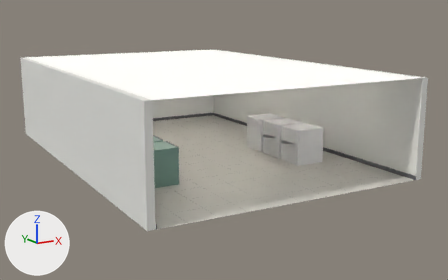
A saved change to the Blender file Blender/Laundromat/laundromat.blend.
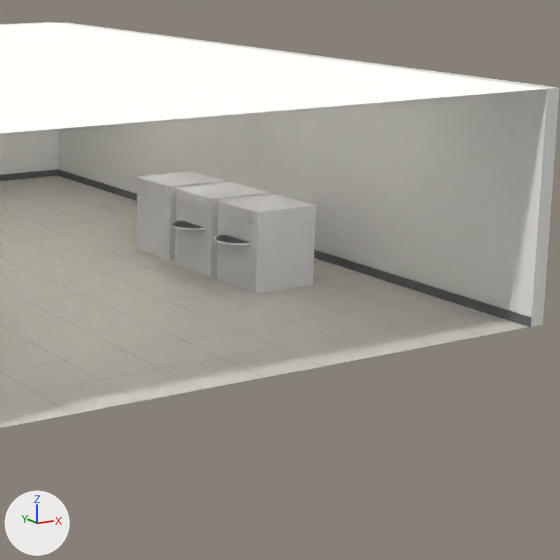
There are two pictures of each version: one whole from a 50 mm lens placed at (-9.12, -18.09, 4.92), pointed at (0.8, -0.6, 0.48), one close up on the part from 42% to 96% of the width and 14% to 100% of the height. Lighting does not change. The marker at lower left points along +X, +Y and +Z. The last two pictures show the newer version.

In view in the first close-up: 'Baseboard', 'Ceiling', 'Dryer_R1_Body', 'Dryer_R1_Door', 'Dryer_R1_Panel', 'Dryer_R1_Rim', 'Dryer_R2_Body', 'Dryer_R2_Door', 'Dryer_R2_Panel', 'Dryer_R2_Rim', 'Dryer_R3_Body', 'Dryer_R3_Panel', 'Floor_Grout', 'Floor_Tile', 'Wall_Back', 'Wall_Right'.
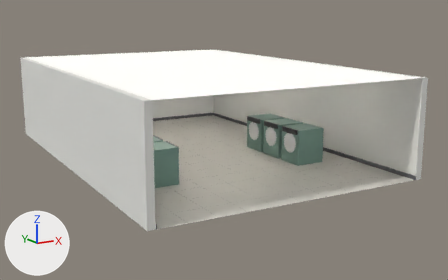
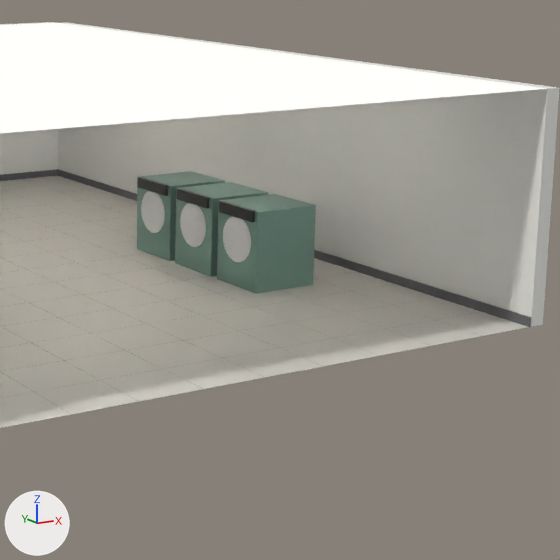
Diff of the bpy script that builds the scene:
```diff
--- a/Blender/Laundromat/laundromat.blend.py
+++ b/Blender/Laundromat/laundromat.blend.py
@@ mat_dryer_panel_dark_material @@
+mat_dryer_panel_dark_material = principled_material('Dryer_Panel_Dark_Material')
+mat_dryer_panel_dark_material.base_color = (0.03, 0.03, 0.035)  # dark grey #303035
+mat_dryer_panel_dark_material.metallic = 0.2
+mat_dryer_panel_dark_material.roughness = 0.3
@@ mat_dryer_sage_material @@
+mat_dryer_sage_material = principled_material('Dryer_Sage_Material')
+mat_dryer_sage_material.base_color = (0.23, 0.38, 0.33)  # greyish green #84a69b
+mat_dryer_sage_material.metallic = 0.55
+mat_dryer_sage_material.roughness = 0.35
@@ me_dryer_r1_body_mesh @@
 me_dryer_r1_body_mesh.from_pydata(...)  # 8 vertices, 6 faces; spans x -1.0..1.0, y -1.0..1.0, z -1.0..1.0
+me_dryer_r1_body_mesh.materials.append(mat_dryer_sage_material)  # greyish green #84a69b
@@ me_dryer_r1_panel_mesh @@
 me_dryer_r1_panel_mesh.from_pydata(...)  # 8 vertices, 6 faces; spans x -1.0..1.0, y -1.0..1.0, z -1.0..1.0
+me_dryer_r1_panel_mesh.materials.append(mat_dryer_panel_dark_material)  # dark grey #303035
@@ me_dryer_r2_body_mesh @@
 me_dryer_r2_body_mesh.from_pydata(...)  # 8 vertices, 6 faces; spans x -1.0..1.0, y -1.0..1.0, z -1.0..1.0
+me_dryer_r2_body_mesh.materials.append(mat_dryer_sage_material)  # greyish green #84a69b
@@ me_dryer_r2_panel_mesh @@
 me_dryer_r2_panel_mesh.from_pydata(...)  # 8 vertices, 6 faces; spans x -1.0..1.0, y -1.0..1.0, z -1.0..1.0
+me_dryer_r2_panel_mesh.materials.append(mat_dryer_panel_dark_material)  # dark grey #303035
@@ me_dryer_r3_body_mesh @@
 me_dryer_r3_body_mesh.from_pydata(...)  # 8 vertices, 6 faces; spans x -1.0..1.0, y -1.0..1.0, z -1.0..1.0
+me_dryer_r3_body_mesh.materials.append(mat_dryer_sage_material)  # greyish green #84a69b
@@ me_dryer_r3_panel_mesh @@
 me_dryer_r3_panel_mesh.from_pydata(...)  # 8 vertices, 6 faces; spans x -1.0..1.0, y -1.0..1.0, z -1.0..1.0
+me_dryer_r3_panel_mesh.materials.append(mat_dryer_panel_dark_material)  # dark grey #303035
@@ ob_dryer_r1_door @@
 ob_dryer_r1_door.location = (2.01, -2.62, 0.65)
+ob_dryer_r1_door.rotation_euler = (0.0, 1.571, 0.0)  # degrees (0, 90, 0)
 ob_dryer_r1_door.scale = (0.28, 0.28, 0.01)
@@ ob_dryer_r1_rim @@
 ob_dryer_r1_rim.location = (2.02, -2.62, 0.65)
+ob_dryer_r1_rim.rotation_euler = (0.0, 1.571, 0.0)  # degrees (0, 90, 0)
 ob_dryer_r1_rim.scale = (0.31, 0.31, 0.01)
@@ ob_dryer_r2_door @@
 ob_dryer_r2_door.location = (2.01, -1.57, 0.65)
+ob_dryer_r2_door.rotation_euler = (0.0, 1.571, 0.0)  # degrees (0, 90, 0)
 ob_dryer_r2_door.scale = (0.28, 0.28, 0.01)
@@ ob_dryer_r2_rim @@
 ob_dryer_r2_rim.location = (2.02, -1.57, 0.65)
+ob_dryer_r2_rim.rotation_euler = (0.0, 1.571, 0.0)  # degrees (0, 90, 0)
 ob_dryer_r2_rim.scale = (0.31, 0.31, 0.01)
@@ ob_dryer_r3_rim @@
+ob_dryer_r3_rim = bpy.data.objects.new('Dryer_R3_Rim', me_dryer_r2_rim_mesh.copy())  # the mesh of ob_dryer_r2_rim
+ob_dryer_r3_rim.location = (2.02, -0.53, 0.65)
+ob_dryer_r3_rim.rotation_euler = (0.0, 1.571, 0.0)  # degrees (0, 90, 0)
+ob_dryer_r3_rim.scale = (0.31, 0.31, 0.01)
```

Where the change shows, as pixel boxes [x1, y1, x2, y2] in the close-ups (560 x 560 px):
'Dryer_R1_Body', recoloured (white to greyish green): [217, 194, 316, 294] in both
'Dryer_R2_Body', recoloured (darker): [175, 182, 269, 277] in both
'Dryer_R3_Body', recoloured (darker): [137, 171, 225, 261] in both
'Dryer_R1_Door', turned: before [216, 235, 249, 243]; after [224, 219, 249, 260]
'Dryer_R2_Door', turned: before [173, 221, 201, 228]; after [181, 205, 204, 245]
'Dryer_R1_Panel', recoloured (white to dark grey): [219, 201, 256, 222] in both
'Dryer_R1_Rim', turned: before [214, 234, 251, 245]; after [223, 217, 251, 262]
'Dryer_R2_Panel', recoloured (white to dark grey): [176, 188, 211, 208] in both
'Dryer_R3_Panel', recoloured (white to dark grey): [138, 177, 169, 196] in both
'Dryer_R2_Rim', turned: before [171, 220, 206, 230]; after [180, 203, 206, 247]
'Dryer_R3_Rim', added: after [141, 191, 165, 233]
